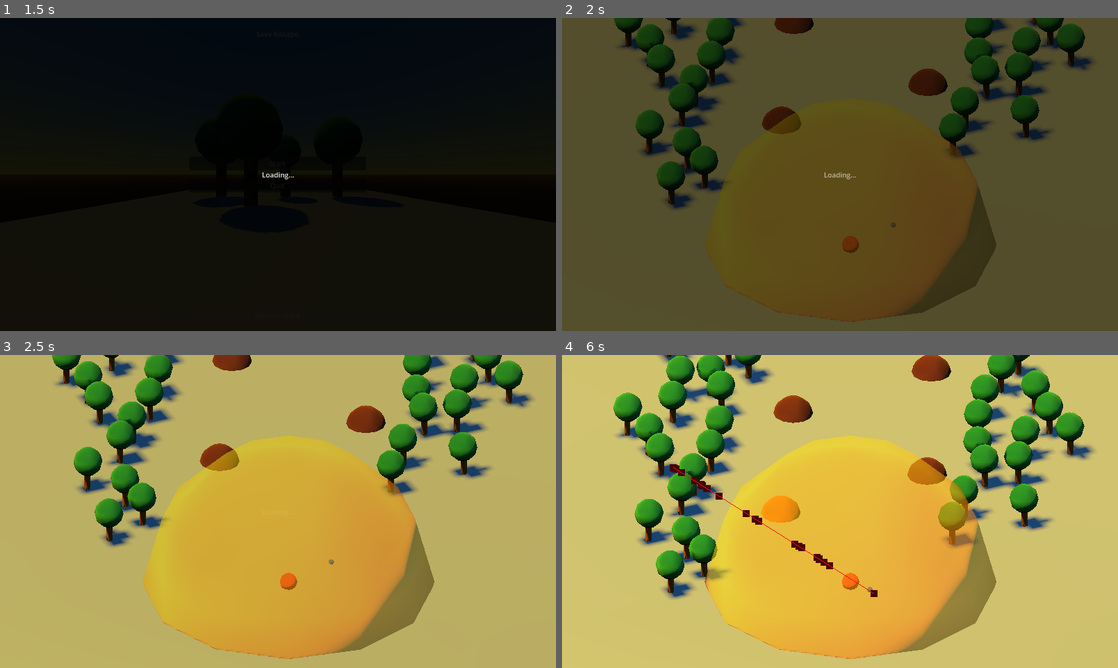
Above: before the commit, frames 1-4 (two rows, left to right).
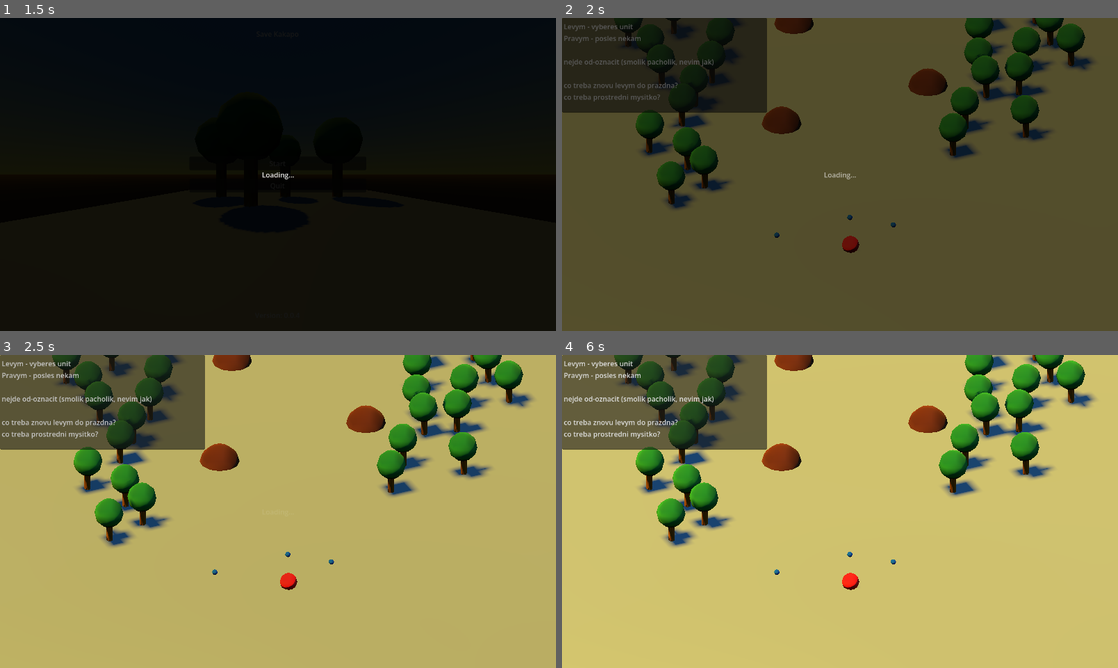
Above: after the commit, the same moments.

Repository: hubacekjakub/Godot-TreeLoverJourney
Game: Godot game, scene res://levels/main_menu.tscn
The game is run twice, just before and just after one commit, with the same random seed, the same clock (stepped at 60 frames per second) and the same inputs.
Inputs (mouse positions are in pixels of both pictures, inside the frame that each line leads up to):
- Up to frame 1 (1.5 s): click "Start" at 0.5 s; click "Start" at 1.25 s
- Up to frame 2 (2 s): no input
- Up to frame 3 (2.5 s): move the mouse to (400, 495) at 2.02 s; hold D (move_right) from 2.03 s (still down); click (400, 495) at 2.17 s
- Up to frame 4 (6 s): move the mouse to (728, 527) at 2.77 s; release D (move_right) at 2.78 s; hold S (move_back) 2.78-3.53 s; click (728, 527) at 2.92 s; tap Enter at 3.5 s; move the mouse to (895, 442) at 3.52 s; hold D (move_right) 3.53-4.28 s; click (895, 442) at 3.67 s; move the mouse to (812, 574) at 4.27 s; hold W (move_forward) 4.28-5.03 s; click (812, 574) at 4.42 s; move the mouse to (1006, 558) at 5.02 s; hold A (move_left) from 5.03 s (still down); click (1006, 558) at 5.17 s; move the mouse to (673, 464) at 5.77 s; click (673, 464) at 5.92 s

Frame 1 is identical in both runs. In frame 2, 12% of the frame differs, in the area x 0-79%, y 0-98%; in frame 3, 39%; in frame 4, 54%, in the area x 0-96%, y 0-98%.

Commit message:
Added unit selection and unit director

Diff:
--- a/levels/Test/Navigation.tscn
+++ b/levels/Test/Navigation.tscn
@@ -1,7 +1,7 @@
 [gd_scene format=3 uid="uid://dj6f5otte421"]
 
 [ext_resource type="Script" uid="uid://db1o7dqmm2hc8" path="res://scripts/test/nav_level.gd" id="1_uirrt"]
-[ext_resource type="PackedScene" uid="uid://dsgcxuj5qqn73" path="res://scenes/nav_agent.tscn" id="2_uirrt"]
+[ext_resource type="PackedScene" uid="uid://dsgcxuj5qqn73" path="res://scenes/units/collector_unit.tscn" id="2_uirrt"]
 
 [sub_resource type="ProceduralSkyMaterial" id="ProceduralSkyMaterial_at0eb"]
 sky_top_color = Color(0.09900001, 0.28691673, 0.55, 1)
--- a/levels/main_level.tscn
+++ b/levels/main_level.tscn
@@ -4,7 +4,7 @@
 [ext_resource type="PackedScene" uid="uid://b3m76ogl3yrg1" path="res://scenes/stretcher.tscn" id="2_ldao0"]
 [ext_resource type="Script" uid="uid://bi6voduouexrj" path="res://scripts/resting_place.gd" id="2_mt7cn"]
 [ext_resource type="PackedScene" uid="uid://djfty110prxa" path="res://scenes/supply.tscn" id="4_yb8kn"]
-[ext_resource type="PackedScene" uid="uid://dsgcxuj5qqn73" path="res://scenes/nav_agent.tscn" id="5_wg11f"]
+[ext_resource type="PackedScene" uid="uid://dsgcxuj5qqn73" path="res://scenes/units/collector_unit.tscn" id="5_wg11f"]
 
 [sub_resource type="ProceduralSkyMaterial" id="ProceduralSkyMaterial_nx02y"]
 sky_top_color = Color(0.09900001, 0.28691673, 0.55, 1)
@@ -2533,9 +2533,9 @@
 radius = 1.405
 material = SubResource("StandardMaterial3D_3348v")
 
-[node name="Nositka" parent="." unique_id=1286089619 instance=ExtResource("2_ldao0")]
+[node name="Stretcher" parent="." unique_id=1286089619 instance=ExtResource("2_ldao0")]
 transform = Transform3D(1, 0, 0, 0, 1, 0, 0, 0, 1, -31.412127, -2.0934858, -4.5292797)
-speed = 4
+speed = 0
 
 [node name="Path" type="Node3D" parent="." unique_id=1042952438]
 
@@ -2644,6 +2644,27 @@
 
 [node name="Units" type="Node3D" parent="." unique_id=35315118]
 
-[node name="NavAgent" parent="Units" unique_id=176970989 instance=ExtResource("5_wg11f")]
+[node name="CollectorUnit" parent="Units" unique_id=176970989 instance=ExtResource("5_wg11f")]
 transform = Transform3D(1, 0, 0, 0, 1, 0, 0, 0, 1, -27.449635, -3.2918959, -0.42470455)
 movement_speed = 50.0
+
+[node name="CollectorUnit2" parent="Units" unique_id=1014860567 instance=ExtResource("5_wg11f")]
+transform = Transform3D(1, 0, 0, 0, 1, 0, 0, 0, 1, -26.022526, -3.2918959, -4.6036377)
+movement_speed = 50.0
+
+[node name="CollectorUnit3" parent="Units" unique_id=1507793921 instance=ExtResource("5_wg11f")]
+transform = Transform3D(1, 0, 0, 0, 1, 0, 0, 0, 1, -29.42053, -3.2918959, -11.599581)
+movement_speed = 50.0
+
+[node name="CanvasLayer" type="CanvasLayer" parent="." unique_id=116953967]
+
+[node name="TextEdit" type="TextEdit" parent="CanvasLayer" unique_id=204588210]
+offset_right = 472.0
+offset_bottom = 218.0
+text = "Levym - vyberes unit
+Pravym - posles nekam
+
+nejde od-oznacit (smolik pacholik, nevim jak)
+
+co treba znovu levym do prazdna?
+co treba prostredni mysitko?"
--- a/project.godot
+++ b/project.godot
@@ -22,13 +22,17 @@
 SceneChanger="*uid://io5eox7sw5pg"
 SoundManager="*uid://dtmt1bfgjvr2l"
 Global="*uid://df8uf0gxajuvf"
-PathDirector="*uid://dw88b2j1it1lx"
+UnitDirector="*uid://dw88b2j1it1lx"
 
 [display]
 
 window/size/viewport_width=1280
 window/size/viewport_height=720
 window/size/resizable=false
+
+[global_group]
+
+Unit=""
 
 [input]
 
--- a/scenes/stretcher.tscn
+++ b/scenes/stretcher.tscn
@@ -15,7 +15,7 @@
 [sub_resource type="SphereShape3D" id="SphereShape3D_4gp6k"]
 radius = 14.0
 
-[node name="Nositka" type="CharacterBody3D" unique_id=1286089619]
+[node name="Stretcher" type="CharacterBody3D" unique_id=1286089619]
 script = ExtResource("1_72okn")
 
 [node name="CSGSphere3D" type="CSGSphere3D" parent="." unique_id=2014138860]
@@ -33,10 +33,12 @@
 size = 30.0
 
 [node name="CSGSphere3D2" type="CSGSphere3D" parent="." unique_id=1926936205]
+visible = false
 radius = 14.0
 material = SubResource("StandardMaterial3D_72okn")
 
 [node name="Area3D" type="Area3D" parent="." unique_id=2842079]
+input_ray_pickable = false
 
 [node name="CollisionShape3D" type="CollisionShape3D" parent="Area3D" unique_id=317042528]
 shape = SubResource("SphereShape3D_4gp6k")
--- a/scenes/supply.tscn
+++ b/scenes/supply.tscn
@@ -24,3 +24,6 @@
 [node name="ProgressBar" parent="." unique_id=691584359 instance=ExtResource("2_v6bgk")]
 offset_left = -640.0
 offset_right = -640.0
+
+[connection signal="body_entered" from="." to="." method="_on_body_entered"]
+[connection signal="body_exited" from="." to="." method="_on_body_exited"]
--- a/scenes/nav_agent.tscn
+++ b/scenes/units/collector_unit.tscn
@@ -1,20 +1,21 @@
 [gd_scene format=3 uid="uid://dsgcxuj5qqn73"]
 
-[ext_resource type="Script" uid="uid://d2mb61big0vtc" path="res://scripts/test/nav_agent.gd" id="1_nef07"]
+[ext_resource type="Script" uid="uid://d2mb61big0vtc" path="res://scripts/units/collector_unit.gd" id="1_nef07"]
 
 [sub_resource type="SphereShape3D" id="SphereShape3D_wofu5"]
 
 [sub_resource type="StandardMaterial3D" id="StandardMaterial3D_at0eb"]
-albedo_color = Color(0, 0.35240483, 0.7959072, 1)
+albedo_color = Color(0, 0.3529412, 0.79607844, 1)
 
 [sub_resource type="SphereShape3D" id="SphereShape3D_nef07"]
-radius = 2.0
+radius = 0.6
 
-[node name="NavAgent" type="CharacterBody3D" unique_id=176970989]
+[node name="CollectorUnit" type="CharacterBody3D" unique_id=176970989 groups=["Unit"]]
 script = ExtResource("1_nef07")
 
 [node name="NavigationAgent3D" type="NavigationAgent3D" parent="." unique_id=624229047]
 avoidance_enabled = true
+radius = 0.6
 debug_enabled = true
 debug_use_custom = true
 debug_path_custom_color = Color(1, 0.060000002, 0.060000002, 1)
@@ -34,3 +35,4 @@
 debug_color = Color(0.99414104, 0, 0.23396781, 0.41960785)
 
 [connection signal="area_entered" from="Area3D" to="." method="_on_area_3d_area_entered"]
+[connection signal="input_event" from="Area3D" to="." method="_on_area_3d_input_event"]
--- a/scripts/autoload/path_director.gd
+++ /dev/null
@@ -1 +0,0 @@
-extends Node
--- a/scripts/autoload/signal_bus.gd
+++ b/scripts/autoload/signal_bus.gd
@@ -6,3 +6,6 @@
 signal new_resting_place_set(new_resting_place: RestingPlace)
 
 signal map_loaded(map_name: String)
+
+#UnitDirector
+signal on_unit_selected(unit: CollectorUnit)
--- /dev/null
+++ b/scripts/autoload/unit_director.gd
@@ -0,0 +1,40 @@
+extends Node
+
+var units: Array[CollectorUnit]
+var active_unit: CollectorUnit
+var stretcher: Stretcher
+
+func _ready() -> void:
+	SignalBus.on_unit_selected.connect(handle_unit_selected)
+
+
+func _unhandled_input(event: InputEvent) -> void:
+	if event is InputEventMouseButton and event.pressed and event.button_index == MOUSE_BUTTON_RIGHT:
+		var mouse_pos = get_viewport().get_mouse_position()
+		var camera = get_viewport().get_camera_3d()
+		var from = camera.project_ray_origin(mouse_pos)
+		var to = camera.project_ray_normal(mouse_pos) * 10000
+		var drop_plane = Plane(Vector3.UP, stretcher.global_position.y)
+		var cursor_3d_pos = drop_plane.intersects_ray(from, to)
+
+		set_unit_movement_target(cursor_3d_pos)
+
+func register_unit(new_unit: CollectorUnit) -> void:
+	units.append(new_unit)
+
+func register_stretcher(new_stretcher: Stretcher) -> void:
+	stretcher = new_stretcher
+
+func handle_unit_selected(selected_unit: CollectorUnit) -> void:
+	print("unit selected: ", selected_unit)
+	active_unit = selected_unit
+
+	for unit in units:
+		if unit == selected_unit:
+			unit.activate()
+		else:
+			unit.deactivate()
+
+func set_unit_movement_target(cursor_3d_pos: Vector3) -> void:
+	if active_unit:
+		active_unit.set_movement_target(cursor_3d_pos)
--- a/scripts/stretcher.gd
+++ b/scripts/stretcher.gd
@@ -12,6 +12,9 @@
 
 var automove: bool = false
 var current_target: RestingPlace
+
+func _enter_tree() -> void:
+	UnitDirector.register_stretcher(self)
 
 func _ready() -> void:
 	SignalBus.new_resting_place_set.connect(handle_new_resting_place_set)
--- a/scripts/supply.gd
+++ b/scripts/supply.gd
@@ -7,7 +7,10 @@
 @export var color_unactive : Color = Color("5b2903")
 
 @export_category("Functional Setup")
-@export var collection_time: float = 2.0
+## How long it takes one unit to collect the resource
+@export var collection_time: float = 4.0
+## How fast after collecting is interupted will the timer reset
+@export var interrupt_time: float = 1.0
 
 @onready var csg_sphere_3d: CSGSphere3D = $CSGSphere3D
 @onready var collision_shape_3d: CollisionShape3D = $CollisionShape3D
@@ -34,14 +37,46 @@
 	material.albedo_color = color_unactive
 
 func start_collecting():
-	print("resource collected")
+	print("Resources: resource picking started")
+
+	if progress_tween:
+		progress_tween.kill()
+		progress_tween = null
 
 	if progress_tween == null:
 		progress_bar.visible = true
 		progress_tween = get_tree().create_tween()
-		#progress_tween.tween_property(progress_bar, "", 100, collection_time)
-		progress_tween.tween_method(progress_bar.set_progress, 0, 100, collection_time)
-		progress_tween.tween_callback(self.queue_free)
+		var current_progress : float = progress_bar.get_progress()
+		progress_tween.tween_method(progress_bar.set_progress, current_progress, 100, collection_time)
+		progress_tween.tween_callback(self.collecting_finished)
 
 	#await get_tree().create_timer(collection_time).timeout
 	#queue_free()
+
+func stop_collecting():
+	print("Resources: resource picking interrupted")
+	if progress_tween:
+		progress_tween.kill()
+		progress_tween = create_tween()
+		var current_progress : float = progress_bar.get_progress()
+		progress_tween.tween_method(progress_bar.set_progress, current_progress, 0, interrupt_time)
+		progress_tween.tween_callback(self.collecting_interupted)
+
+func collecting_finished() -> void:
+	#notify about succesful collection
+	await get_tree().create_timer(1).timeout
+	collision_shape_3d.disabled = true
+	queue_free()
+
+func collecting_interupted() -> void:
+	progress_bar.visible = false
+
+func _on_body_entered(body: Node3D) -> void:
+	print("body entered: ", body)
+	if body is CollectorUnit:
+		start_collecting()
+
+func _on_body_exited(body: Node3D) -> void:
+	print("body exited: ",body)
+	if body is CollectorUnit:
+		stop_collecting()
--- a/scripts/ui/progress_bar.gd
+++ b/scripts/ui/progress_bar.gd
@@ -17,3 +17,6 @@
 
 func set_progress(value: float) -> void:
 	progress_bar.value = value
+
+func get_progress() -> float:
+	return progress_bar.value
--- a/scripts/test/nav_agent.gd
+++ b/scripts/units/collector_unit.gd
@@ -1,29 +1,26 @@
 extends CharacterBody3D
-class_name NavAgent
+class_name CollectorUnit
+
+@onready var navigation_agent: NavigationAgent3D = $NavigationAgent3D
+@onready var csg_sphere_3d: CSGSphere3D = $CSGSphere3D
 
 @export var movement_speed: float = 4.0
-@onready var navigation_agent: NavigationAgent3D = $NavigationAgent3D
-
 @export var RAY_LENGTH = 10000.0
-"albedo_color"
-# The downward acceleration when in the "albedo_color"air, in meters per second squared.
 @export var fall_acceleration = 500
 
+@export var color_active = Color("00abd1")
+@export var color_unactive = Color("005acb")
 
-func _unhandled_input(event: InputEvent) -> void:
-	if event is InputEventMouseButton and event.pressed and event.button_index == 1:
-		var mouse_pos = get_viewport().get_mouse_position()
-		var camera = get_viewport().get_camera_3d()
-		var from = camera.project_ray_origin(mouse_pos)
-		var to = camera.project_ray_normal(mouse_pos) * 10000
-		var drop_plane = Plane(Vector3.UP, global_position.y)
-		var cursor_3d_pos = drop_plane.intersects_ray(from, to)
+var material: StandardMaterial3D
+var is_active: bool = false
 
-		set_movement_target(cursor_3d_pos)
-
+func _enter_tree() -> void:
+	UnitDirector.register_unit(self)
 
 func _ready() -> void:
 	navigation_agent.velocity_computed.connect(Callable(_on_velocity_computed))
+	material = csg_sphere_3d.material.duplicate()
+	csg_sphere_3d.material_override = material
 
 func set_movement_target(movement_target: Vector3):
 	navigation_agent.set_target_position(movement_target)
@@ -53,10 +50,14 @@
 	velocity = safe_velocity
 	move_and_slide()
 
-func _on_area_3d_area_entered(area: Area3D) -> void:
-	if area.is_in_group("Resource"):
-		if area is Supply:
-			var supply: Supply = area as Supply
-			if supply.active:
-				# WIP: show progress bar for collection
-				supply.start_collecting()
+func _on_area_3d_input_event(_camera: Node, event: InputEvent, _event_position: Vector3, _normal: Vector3, _shape_idx: int) -> void:
+	if event is InputEventMouseButton and event.button_index == MOUSE_BUTTON_LEFT and event.pressed:
+		SignalBus.on_unit_selected.emit(self)
+
+func activate() -> void:
+	is_active = true
+	material.albedo_color = color_active
+
+func deactivate() -> void:
+	is_active = false
+	material.albedo_color = color_unactive
Renamed: scripts/autoload/path_director.gd.uid -> scripts/autoload/unit_director.gd.uid
Renamed: scripts/test/nav_agent.gd.uid -> scripts/units/collector_unit.gd.uid
